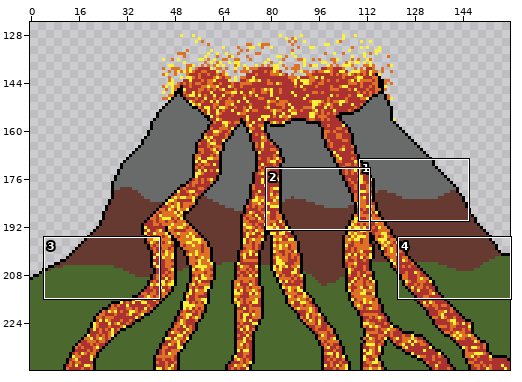
File history of a pixel-art file, public/assets/volcanobg.aseprite. Above: a wide view before the commit, with the close-up outlined.
Close-up. Before:
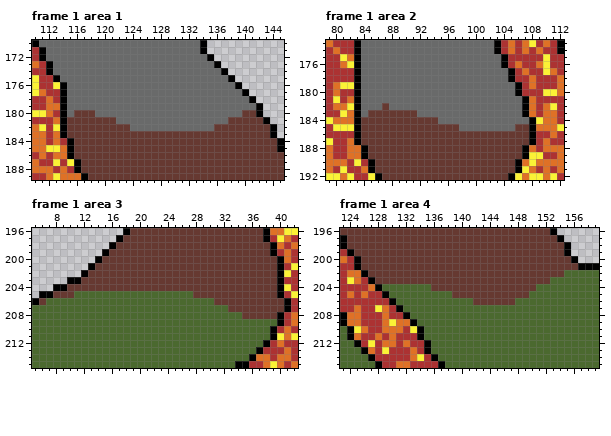
160x240 pixels, 6 frames. Shown: frame 1 area 1: x 110..145, y 170..189; frame 1 area 2: x 79..112, y 173..192; frame 1 area 3: x 5..42, y 196..215; frame 1 area 4: x 123..159, y 196..215. The wide view leaves out empty margins. The commit also changed other frames or places, which this record leaves out.
And afterwards:
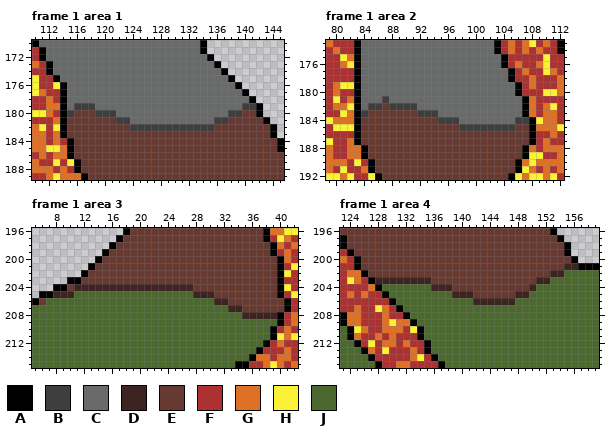
Palette (. is transparent): A #000000  B #3e3e3e  C #696a6a  D #3d2420  E #663931  F #ac3232  G #df7126  H #fbf236  J #4b692f
The commit says: add minor shading & lines
The exact change:
Changed rows in their new state; - is an unchanged pixel.
Frame 1 area 1, layer "Mountain":
first column x 115:
179 -BBB---------------------BB
180 B---BBB----------------BB--
181 -------BB------------BB----
182 ---------BBBBBBBBBBBB------
Frame 1 area 2, layer "Mountain":
first column x 84:
181 ---B--------------------
182 -BB-BBBB----------------
183 B-------BBB-------------
184 -----------BBB--------BB
185 --------------BBBBBBBB--
Frame 1 area 3, layer "Mountain Dirt+Stones":
first column x 8:
204 ---DDDDDDDDDDDDDDDDD------------
205 DDD-----------------DDD---------
206 -----------------------DD-------
207 -------------------------DD-----
208 ---------------------------DDDDD
Frame 1 area 4, layer "Mountain Dirt+Stones":
first column x 128:
201 ---------------------------DD
202 -------------------------DD--
203 DDDDDDDD---------------DD----
204 --------DDD-----------D------
205 -----------DDD------DD-------
206 --------------DDDDDD---------
